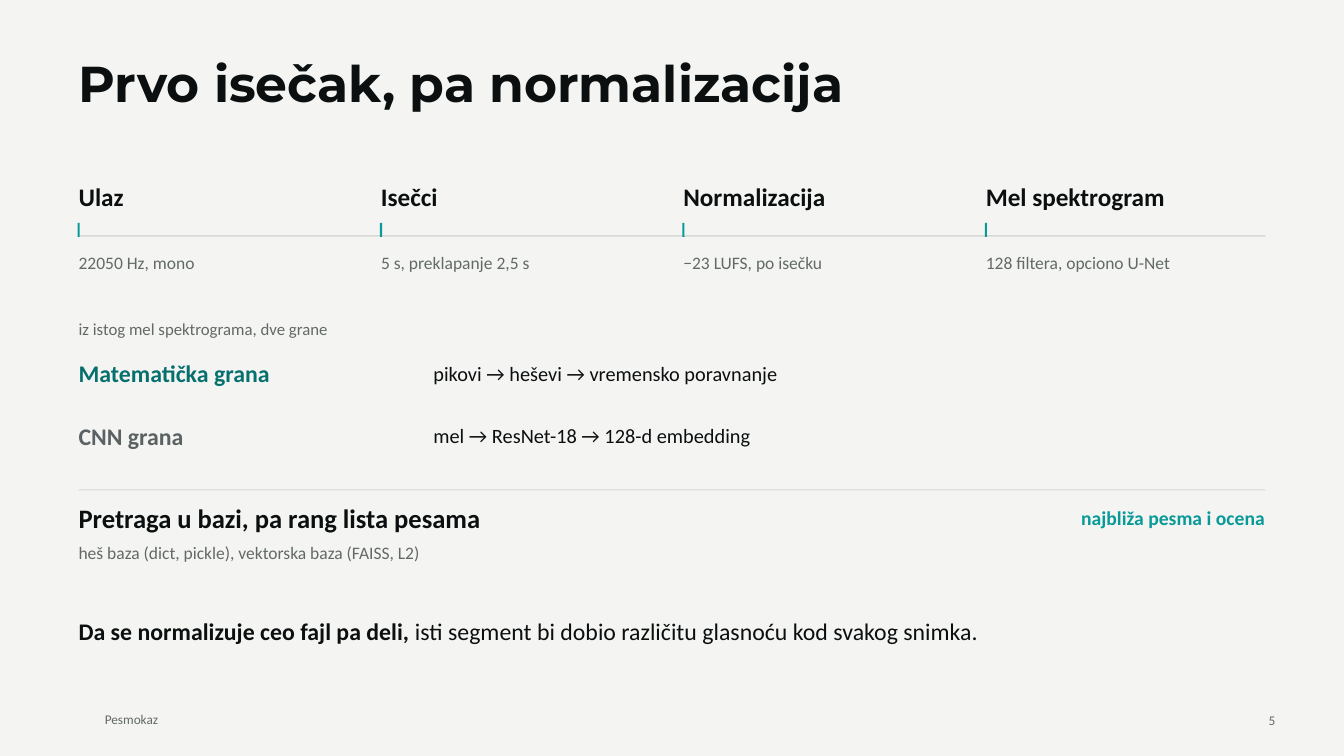
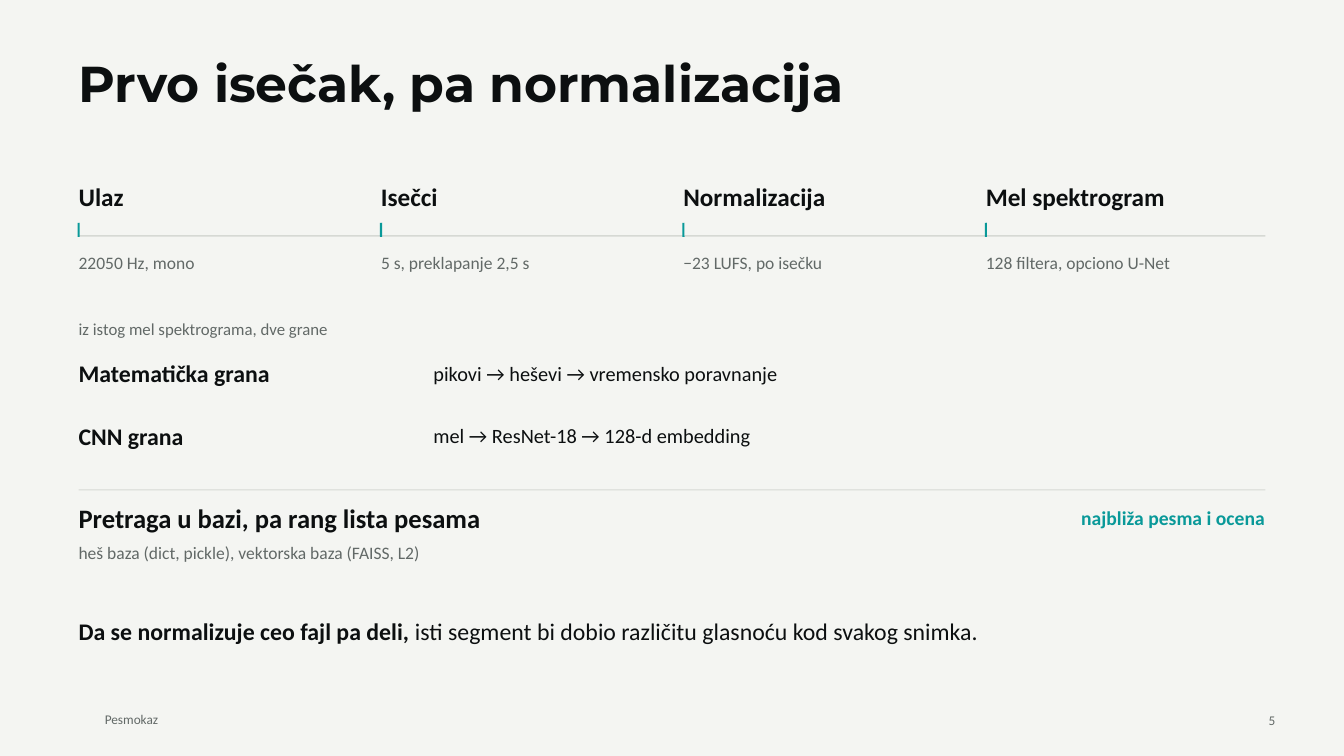
Before and after one commit to MaliBalavi/presentations, a slide deck: slide 5 of decks/pesmokaz/deck.pptx. Drawn at 1344x756 pixels with LibreOffice and Linux fonts; fonts in the diff are those of the drawing; background and template pictures are left out. Boxes give left, top, right and bottom in pixels: in the first picture for what was removed or moved away, otherwise in the second. Text is boxed around its words. In the diff, an @@ line names an element or a change of style, - is before the commit and + after.

```diff
--- a/decks/pesmokaz/deck.pptx
+++ b/decks/pesmokaz/deck.pptx
@@ text "Matematička grana" at [79, 365, 270, 386]: text colour #06706F to #0C0F10 @@
@@ text "CNN grana" at [79, 429, 183, 449]: text colour #5B6263 to #0C0F10 @@
```
Also in this commit, not shown: 2 other slides changed, 3 slides removed, 3 other files.
